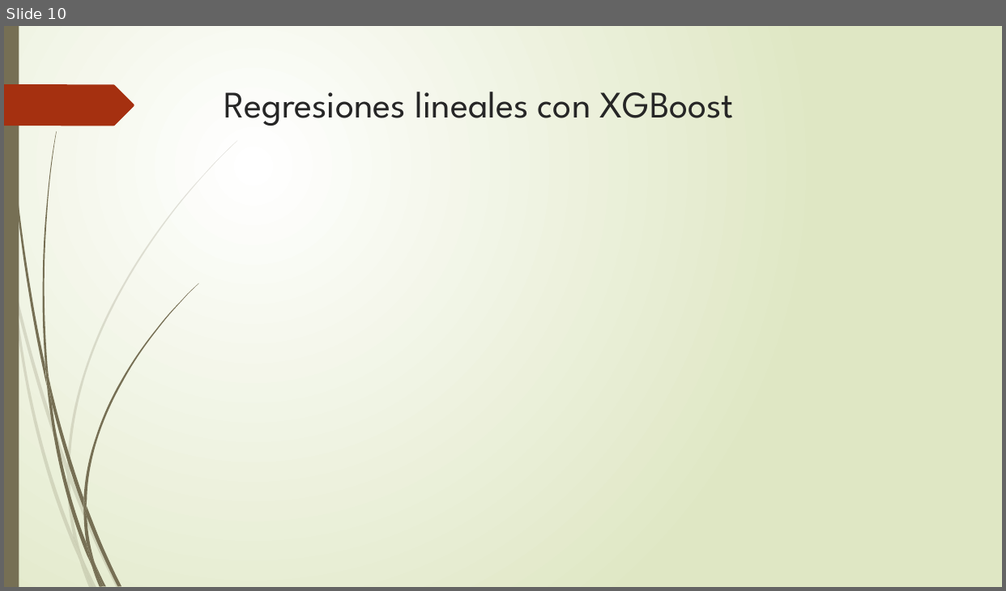
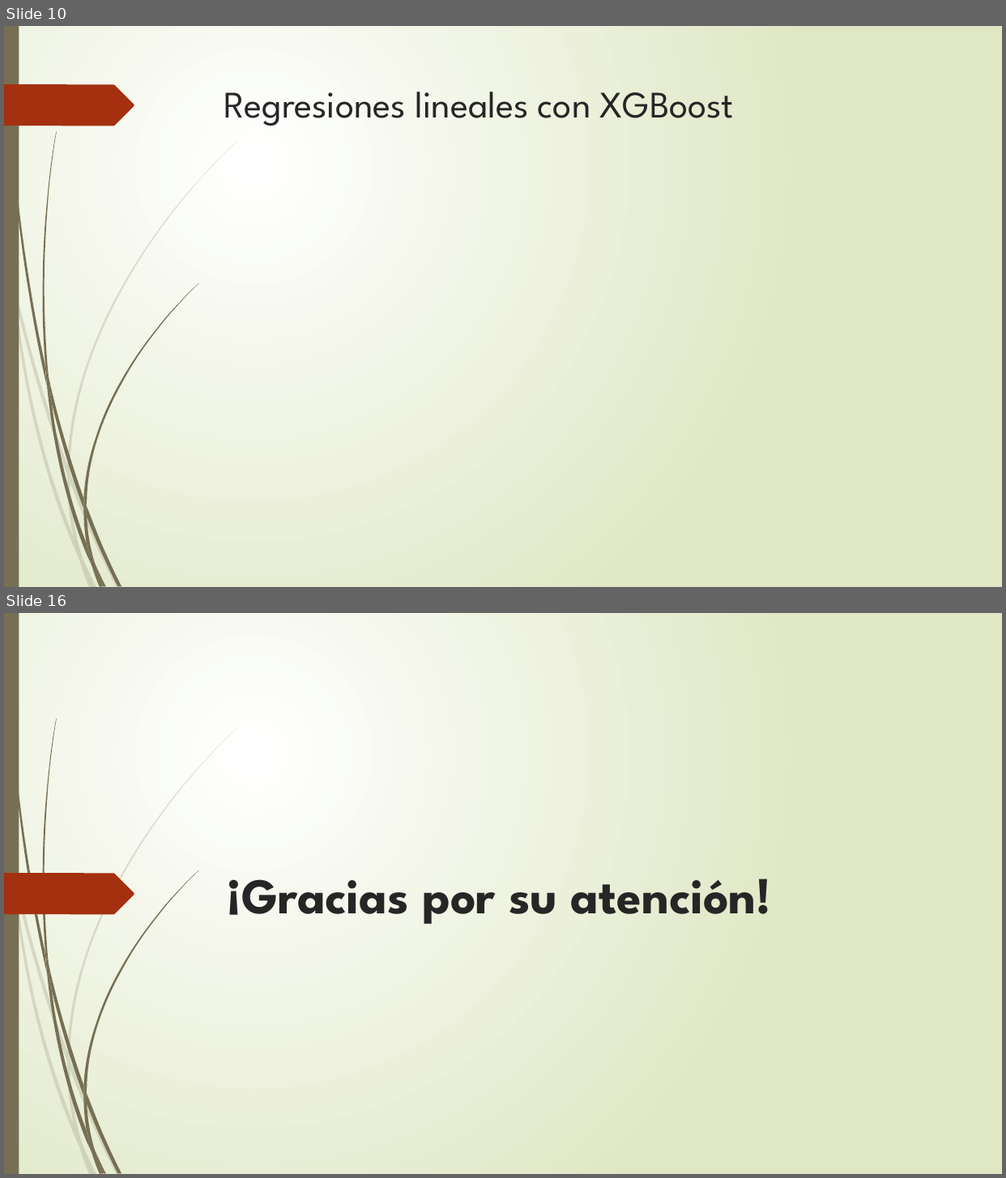
Before and after one commit to corderobot/Kaggle_House-Prices, a slide deck: Docs/House Prices.pptx. Shown one above the other, each under a label of ours: slide 10 before the commit, slides 10 and 16 after it; the slides between them are not shown. The pictures are 1006x591 and 1006x1178 pixels, drawn with LibreOffice and Linux fonts; fonts in the diff are those of the drawing. Boxes give left, top, right and bottom in pixels: in the first picture for what was removed or moved away, otherwise in the second. Text is boxed around its words. In the diff, an @@ line names an element or a change of style, - is before the commit and + after.

```diff
--- a/Docs/House Prices.pptx
+++ b/Docs/House Prices.pptx
@@ slide 16 added at (x1=4, y1=613, x2=1002, y2=1174), background gradient #FFFFFF to #DFE8C4; not listed: 23 template elements that a slide beside it also shows @@
@@ freeform shape added at (x1=4, y1=874, x2=134, y2=914), fill #A53010 @@
@@ title added at (x1=227, y1=879, x2=772, y2=924), 48 pt, text #262626, bold @@
+¡Gracias por su atención!
```
Also in this commit, not shown: 5 slides changed, 8 other slides added, 4 slides removed.
